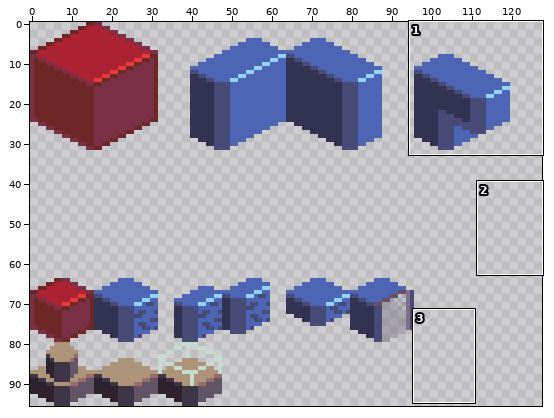
Edited in one commit: pixel-art file (Brackeys Game Jam 2025.1/tilemap.aseprite). Above: a wide view before the commit, with the close-up outlined.
Close-up. First the earlier version:
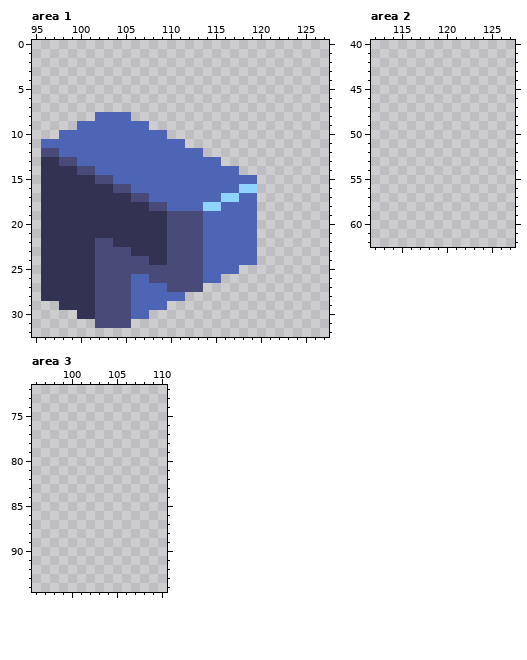
128x128 pixels, 1 frame. Shown: area 1: x 95..127, y 0..32; area 2: x 112..127, y 40..62; area 3: x 96..110, y 72..94. The old version is drawn lined up with the new one, on the new canvas. The commit also changed other parts of the picture, which this record leaves out.
After the commit:
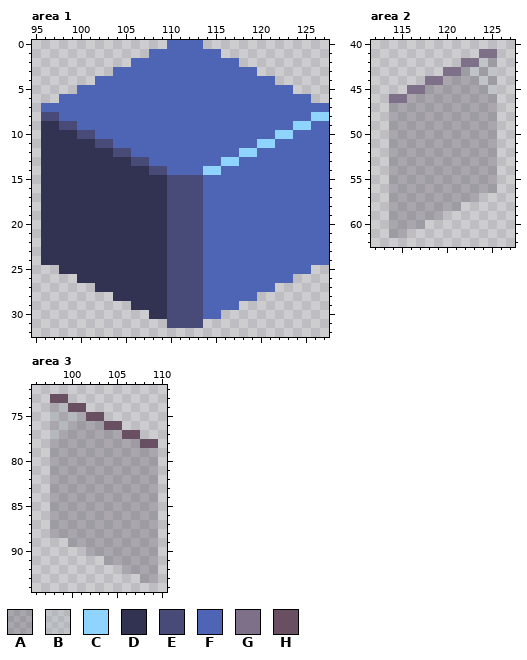
Palette (. is transparent): A #3e354640  B #9babb240  C #8fd3ff  D #323353  E #484a77  F #4d65b4  G #7f708a  H #694f62
The edit:
canvas 128x128 -> 128x96 (the part of the old canvas that was cut away was empty and is not shown)
--- area 1
@@ x 95..127 @@
- 0 .................................
- 1 .................................
- 2 .................................
- 3 .................................
- 4 .................................
- 5 .................................
- 6 .................................
- 7 .................................
- 8 .......FFFF......................
- 9 .....FFFFFFFF....................
-10 ...FFFFFFFFFFFF..................
-11 .FFFFFFFFFFFFFFFF................
-12 .EEFFFFFFFFFFFFFFFF..............
-13 .DDEEFFFFFFFFFFFFFFFF............
-14 .DDDDEEFFFFFFFFFFFFFFFF..........
-15 .DDDDDDEEFFFFFFFFFFFFFFFF........
-16 .DDDDDDDDEEFFFFFFFFFFFFCC........
-17 .DDDDDDDDDDEEFFFFFFFFCCFF........
-18 .DDDDDDDDDDDDEEFFFFCCFFFF........
-19 .DDDDDDDDDDDDDDEEEEFFFFFF........
-20 .DDDDDDDDDDDDDDEEEEFFFFFF........
-21 .DDDDDDDDDDDDDDEEEEFFFFFF........
-22 .DDDDDDEEDDDDDDEEEEFFFFFF........
-23 .DDDDDDEEEEDDDDEEEEFFFFFF........
-24 .DDDDDDEEEEEEDDEEEEFFFFFF........
-25 .DDDDDDEEEEEEEEEEEEFFFF..........
-26 .DDDDDDEEEEFFEEEEEEFF............
-27 .DDDDDDEEEEFFFFEEEE..............
-28 .DDDDDDEEEEFFFFFF................
-29 ...DDDDEEEEFFFF..................
-30 .....DDEEEEFF....................
-31 .......EEEE......................
+ 0 ...............FFFF..............
+ 1 .............FFFFFFFF............
+ 2 ...........FFFFFFFFFFFF..........
+ 3 .........FFFFFFFFFFFFFFFF........
+ 4 .......FFFFFFFFFFFFFFFFFFFF......
+ 5 .....FFFFFFFFFFFFFFFFFFFFFFFF....
+ 6 ...FFFFFFFFFFFFFFFFFFFFFFFFFFFF..
+ 7 .FFFFFFFFFFFFFFFFFFFFFFFFFFFFFFFF
+ 8 .EEFFFFFFFFFFFFFFFFFFFFFFFFFFFFCC
+ 9 .DDEEFFFFFFFFFFFFFFFFFFFFFFFFCCFF
+10 .DDDDEEFFFFFFFFFFFFFFFFFFFFCCFFFF
+11 .DDDDDDEEFFFFFFFFFFFFFFFFCCFFFFFF
+12 .DDDDDDDDEEFFFFFFFFFFFFCCFFFFFFFF
+13 .DDDDDDDDDDEEFFFFFFFFCCFFFFFFFFFF
+14 .DDDDDDDDDDDDEEFFFFCCFFFFFFFFFFFF
+15 .DDDDDDDDDDDDDDEEEEFFFFFFFFFFFFFF
+16 .DDDDDDDDDDDDDDEEEEFFFFFFFFFFFFFF
+17 .DDDDDDDDDDDDDDEEEEFFFFFFFFFFFFFF
+18 .DDDDDDDDDDDDDDEEEEFFFFFFFFFFFFFF
+19 .DDDDDDDDDDDDDDEEEEFFFFFFFFFFFFFF
+20 .DDDDDDDDDDDDDDEEEEFFFFFFFFFFFFFF
+21 .DDDDDDDDDDDDDDEEEEFFFFFFFFFFFFFF
+22 .DDDDDDDDDDDDDDEEEEFFFFFFFFFFFFFF
+23 .DDDDDDDDDDDDDDEEEEFFFFFFFFFFFFFF
+24 .DDDDDDDDDDDDDDEEEEFFFFFFFFFFFFFF
+25 ...DDDDDDDDDDDDEEEEFFFFFFFFFFFF..
+26 .....DDDDDDDDDDEEEEFFFFFFFFFF....
+27 .......DDDDDDDDEEEEFFFFFFFF......
+28 .........DDDDDDEEEEFFFFFF........
+29 ...........DDDDEEEEFFFF..........
+30 .............DDEEEEFF............
+31 ...............EEEE..............
 32 .................................
--- area 2
@@ x 112..127 @@
 40 ................
-41 ................
-42 ................
-43 ................
-44 ................
-45 ................
-46 ................
-47 ................
-48 ................
-49 ................
-50 ................
-51 ................
-52 ................
-53 ................
-54 ................
-55 ................
-56 ................
-57 ................
-58 ................
-59 ................
-60 ................
-61 ................
+41 ............GG..
+42 ..........GGBA..
+43 ........GGABAB..
+44 ......GGAAAABA..
+45 ....GGAAAAAAAB..
+46 ..GGAAAAAAAAAA..
+47 ..AAAAAAAAAAAA..
+48 ..AAAAAAAAAAAA..
+49 ..AAAAAAAAAAAA..
+50 ..AAAAAAAAAAAA..
+51 ..AAAAAAAAAAAA..
+52 ..AAAAAAAAAAAA..
+53 ..AAAAAAAAAAAA..
+54 ..AAAAAAAAAAAA..
+55 ..AAAAAAAAAAAA..
+56 ..AAAAAAAAAAAA..
+57 ..AAAAAAAAAA....
+58 ..AAAAAAAA......
+59 ..AAAAAA........
+60 ..AAAA..........
+61 ..AA............
 62 ................
--- area 3
@@ x 96..110 @@
 72 ...............
-73 ...............
-74 ...............
-75 ...............
-76 ...............
-77 ...............
-78 ...............
-79 ...............
-80 ...............
-81 ...............
-82 ...............
-83 ...............
-84 ...............
-85 ...............
-86 ...............
-87 ...............
-88 ...............
-89 ...............
-90 ...............
-91 ...............
-92 ...............
-93 ...............
+73 ..HH...........
+74 ..ABHH.........
+75 ..BABAHH.......
+76 ..ABAAAAHH.....
+77 ..BAAAAAAAHH...
+78 ..AAAAAAAAAAHH.
+79 ..AAAAAAAAAAAA.
+80 ..AAAAAAAAAAAA.
+81 ..AAAAAAAAAAAA.
+82 ..AAAAAAAAAAAA.
+83 ..AAAAAAAAAAAA.
+84 ..AAAAAAAAAAAA.
+85 ..AAAAAAAAAAAA.
+86 ..AAAAAAAAAAAA.
+87 ..AAAAAAAAAAAA.
+88 ..AAAAAAAAAAAA.
+89 ....AAAAAAAAAA.
+90 ......AAAAAAAA.
+91 ........AAAAAA.
+92 ..........AAAA.
+93 ............AA.
 94 ...............
Pixel boxes of the changes (left, top, right, bottom) in both close-ups:
changed: (41, 40, 329, 328)
added: (389, 49, 497, 238)
added: (50, 394, 158, 583)
